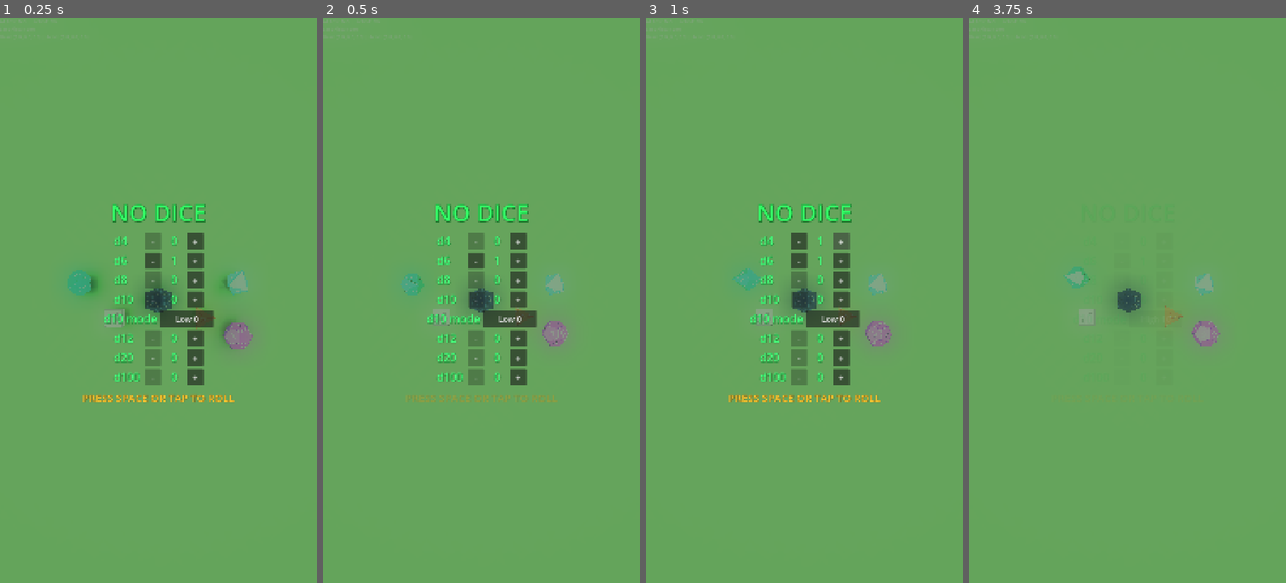
Above: before the commit, frames 1-4 (left to right).
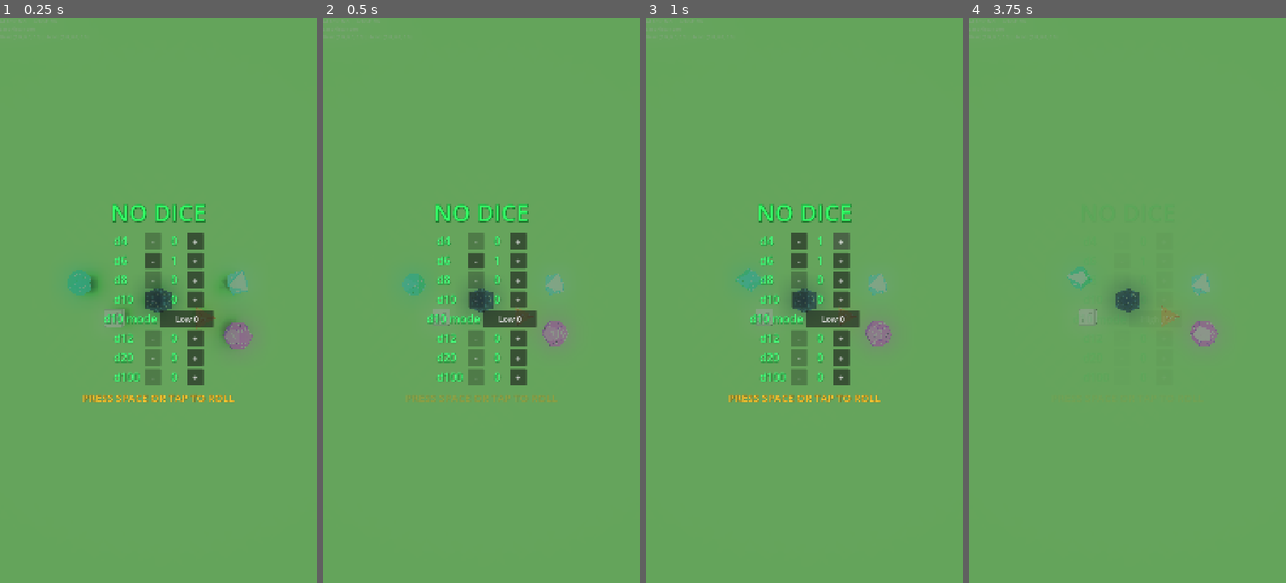
Above: after the commit, the same moments.

Repository: MatthieuLJ/no_dice
Game: Godot game, scene res://die.tscn
Two runs of this game, one before a commit and one after it. Both use one fixed random seed, a clock stepped at 60 frames per second and the inputs below.
Inputs (mouse positions are in pixels of both pictures, inside the frame that each line leads up to):
- Up to frame 1 (0.25 s): no input
- Up to frame 2 (0.5 s): no input
- Up to frame 3 (1 s): click "+" at 0.5 s
- Up to frame 4 (3.75 s): click "-" at 1.25 s; click "Low 0" at 2 s; click "High 10" at 2.75 s; tap Space at 3.5 s; move the mouse to (1197, 272) at 3.52 s; hold Right (ui_right) from 3.53 s (still down); tap Enter at 3.6 s; click (1197, 272) at 3.67 s

Frame 1 is identical in both runs. In frame 2, less than 0.1% of the frame differs, in the area x 24-33%, y 45-50%; in frame 3, less than 0.1%; in frame 4, 0.4%, in the area x 29-80%, y 44-59%.

Commit message:
Fix D6 ground reference and enforce clean non-bouncing viewport boundary clamping

Diff:
--- a/d10.gd
+++ b/d10.gd
@@ -183,10 +183,15 @@
 	var inset_factor = ground.get("base_inset_factor") if ground and "base_inset_factor" in ground else 1.0
 	var half_size = R
 
+	# X Bounds (East/West walls at +/- inset_factor at floor)
 	var min_x = -inset_factor + half_size
 	var max_x = inset_factor - half_size
+
+	# Y Bounds (Floor at 0.0, Roof at 2.0 - allow physics solver to handle floor contact)
 	var min_y = 0.0
 	var max_y = 2.0 - half_size
+
+	# Z Bounds (North/South walls at +/- aspect_ratio * inset_factor at floor)
 	var min_z = -(aspect_ratio * inset_factor) + half_size
 	var max_z = (aspect_ratio * inset_factor) - half_size
 
--- a/d12.gd
+++ b/d12.gd
@@ -150,10 +150,15 @@
 	var inset_factor = ground.get("base_inset_factor") if ground and "base_inset_factor" in ground else 1.0
 	var half_size = R
 
+	# X Bounds (East/West walls at +/- inset_factor at floor)
 	var min_x = -inset_factor + half_size
 	var max_x = inset_factor - half_size
+
+	# Y Bounds (Floor at 0.0, Roof at 2.0 - allow physics solver to handle floor contact)
 	var min_y = 0.0
 	var max_y = 2.0 - half_size
+
+	# Z Bounds (North/South walls at +/- aspect_ratio * inset_factor at floor)
 	var min_z = -(aspect_ratio * inset_factor) + half_size
 	var max_z = (aspect_ratio * inset_factor) - half_size
 
--- a/d20.gd
+++ b/d20.gd
@@ -131,10 +131,15 @@
 	var half_size = R
 
 	# X, Y, Z Bounds
+	# X Bounds (East/West walls at +/- inset_factor at floor)
 	var min_x = -inset_factor + half_size
 	var max_x = inset_factor - half_size
+
+	# Y Bounds (Floor at 0.0, Roof at 2.0 - allow physics solver to handle floor contact)
 	var min_y = 0.0
 	var max_y = 2.0 - half_size
+
+	# Z Bounds (North/South walls at +/- aspect_ratio * inset_factor at floor)
 	var min_z = -(aspect_ratio * inset_factor) + half_size
 	var max_z = (aspect_ratio * inset_factor) - half_size
 
--- a/d4.gd
+++ b/d4.gd
@@ -103,10 +103,15 @@
 	var inset_factor = ground.get("base_inset_factor") if ground and "base_inset_factor" in ground else 1.0
 	var half_size = R
 
+	# X Bounds (East/West walls at +/- inset_factor at floor)
 	var min_x = -inset_factor + half_size
 	var max_x = inset_factor - half_size
-	var min_y = 0.0 # Allow physics engine to resolve ground contact naturally without position jitter
+
+	# Y Bounds (Floor at 0.0, Roof at 2.0 - allow physics solver to handle floor contact)
+	var min_y = 0.0
 	var max_y = 2.0 - half_size
+
+	# Z Bounds (North/South walls at +/- aspect_ratio * inset_factor at floor)
 	var min_z = -(aspect_ratio * inset_factor) + half_size
 	var max_z = (aspect_ratio * inset_factor) - half_size
 
--- a/d6.gd
+++ b/d6.gd
@@ -4,6 +4,10 @@
 
 func _ready() -> void:
 	DiceConfig.apply_to_die(self)
+	if not ground:
+		var parent = get_parent()
+		if parent:
+			ground = parent.get_node_or_null("Enclosure/Ground")
 
 func _integrate_forces(state: PhysicsDirectBodyState3D) -> void:
 	if not ground:
@@ -25,8 +29,8 @@
 	var min_x = -inset_factor + half_size
 	var max_x = inset_factor - half_size
 
-	# Y Bounds (Floor at 0.0, Roof at 2.0)
-	var min_y = 0.0 + half_size
+	# Y Bounds (Floor at 0.0, Roof at 2.0 - allow physics solver to handle floor contact)
+	var min_y = 0.0
 	var max_y = 2.0 - half_size
 
 	# Z Bounds (North/South walls at +/- aspect_ratio * inset_factor at floor)
--- a/d8.gd
+++ b/d8.gd
@@ -130,10 +130,15 @@
 	var inset_factor = ground.get("base_inset_factor") if ground and "base_inset_factor" in ground else 1.0
 	var half_size = R
 
+	# X Bounds (East/West walls at +/- inset_factor at floor)
 	var min_x = -inset_factor + half_size
 	var max_x = inset_factor - half_size
+
+	# Y Bounds (Floor at 0.0, Roof at 2.0 - allow physics solver to handle floor contact)
 	var min_y = 0.0
 	var max_y = 2.0 - half_size
+
+	# Z Bounds (North/South walls at +/- aspect_ratio * inset_factor at floor)
 	var min_z = -(aspect_ratio * inset_factor) + half_size
 	var max_z = (aspect_ratio * inset_factor) - half_size
 
--- a/dice_config.gd
+++ b/dice_config.gd
@@ -5,7 +5,7 @@
 const INERTIA: Vector3 = Vector3(0.0008, 0.0008, 0.0008)
 const LINEAR_DAMP: float = 0.5
 const ANGULAR_DAMP: float = 1.0
-const FRICTION: float = 0.2
+const FRICTION: float = 0.5
 
 static func apply_to_die(die: RigidBody3D) -> void:
 	if not is_instance_valid(die):
@@ -14,3 +14,5 @@
 	die.inertia = INERTIA
 	die.linear_damp = LINEAR_DAMP
 	die.angular_damp = ANGULAR_DAMP
+	if die.physics_material_override:
+		die.physics_material_override.friction = FRICTION
